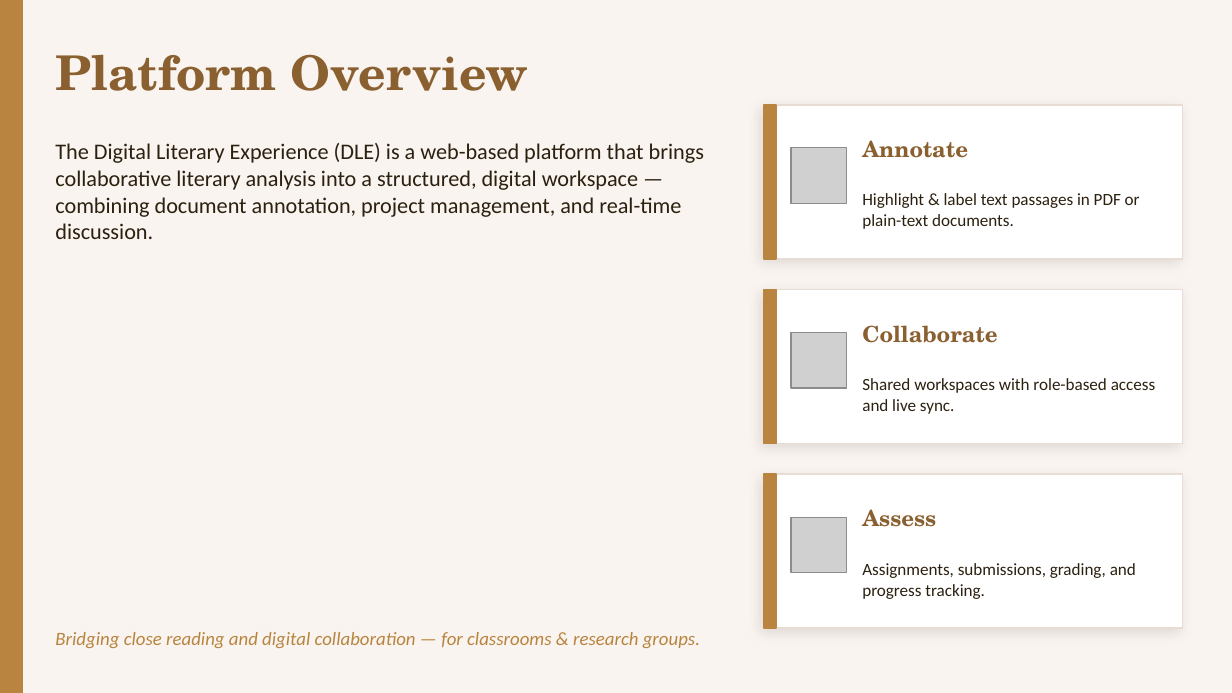
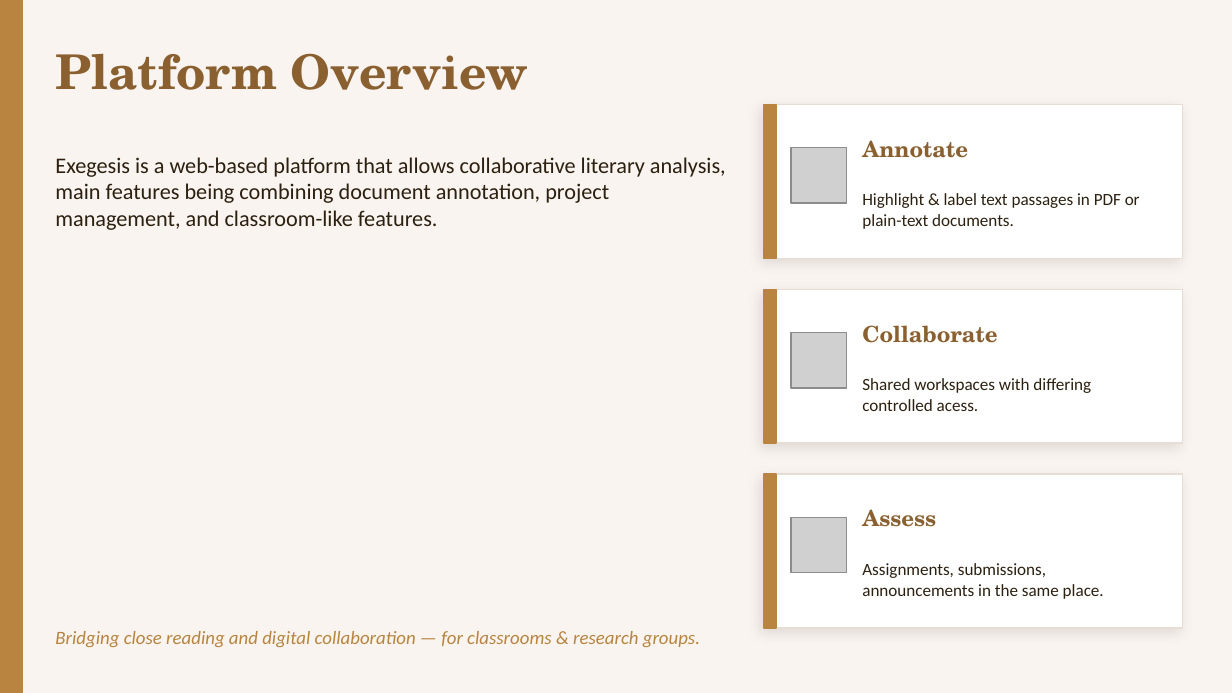
Before and after one commit to hemalchavda123/Digital-Literary-Experience-, a slide deck: slide 2 of DLE_Presentation_v3.pptx. Drawn at 1232x693 pixels with LibreOffice and Linux fonts; fonts in the diff are those of the drawing; grey boxes stand for pictures. Boxes give left, top, right and bottom in pixels: in the first picture for what was removed or moved away, otherwise in the second. Text is boxed around its words. In the diff, an @@ line names an element or a change of style, - is before the commit and + after.

```diff
--- a/DLE_Presentation_v3.pptx
+++ b/DLE_Presentation_v3.pptx
@@ text at box(55, 157, 726, 230): text changed @@
-The Digital Literary Experience (DLE) is a web-based platform that brings collaborative literary analysis into a structured, digital workspace — combining document annotation, project management, and real-time discussion.
+Exegesis is a web-based platform that allows collaborative literary analysis, main features being combining document annotation, project management, and classroom-like features.
@@ text at box(862, 378, 1091, 411): text changed @@
-Shared workspaces with role-based access and live sync.
+Shared workspaces with differing controlled acess.
@@ text at box(862, 563, 1104, 599): text changed @@
-Assignments, submissions, grading, and progress tracking.
+Assignments, submissions, announcements in the same place.
```
Also in this commit, not shown: 4 other slides changed, 1 slide added, 2 slides removed, 1 other file.
